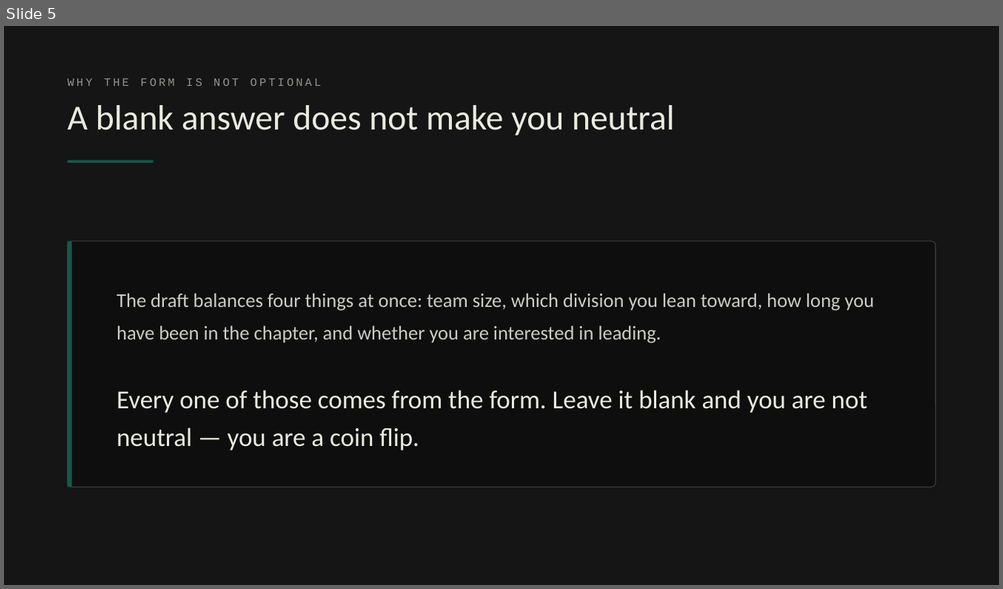
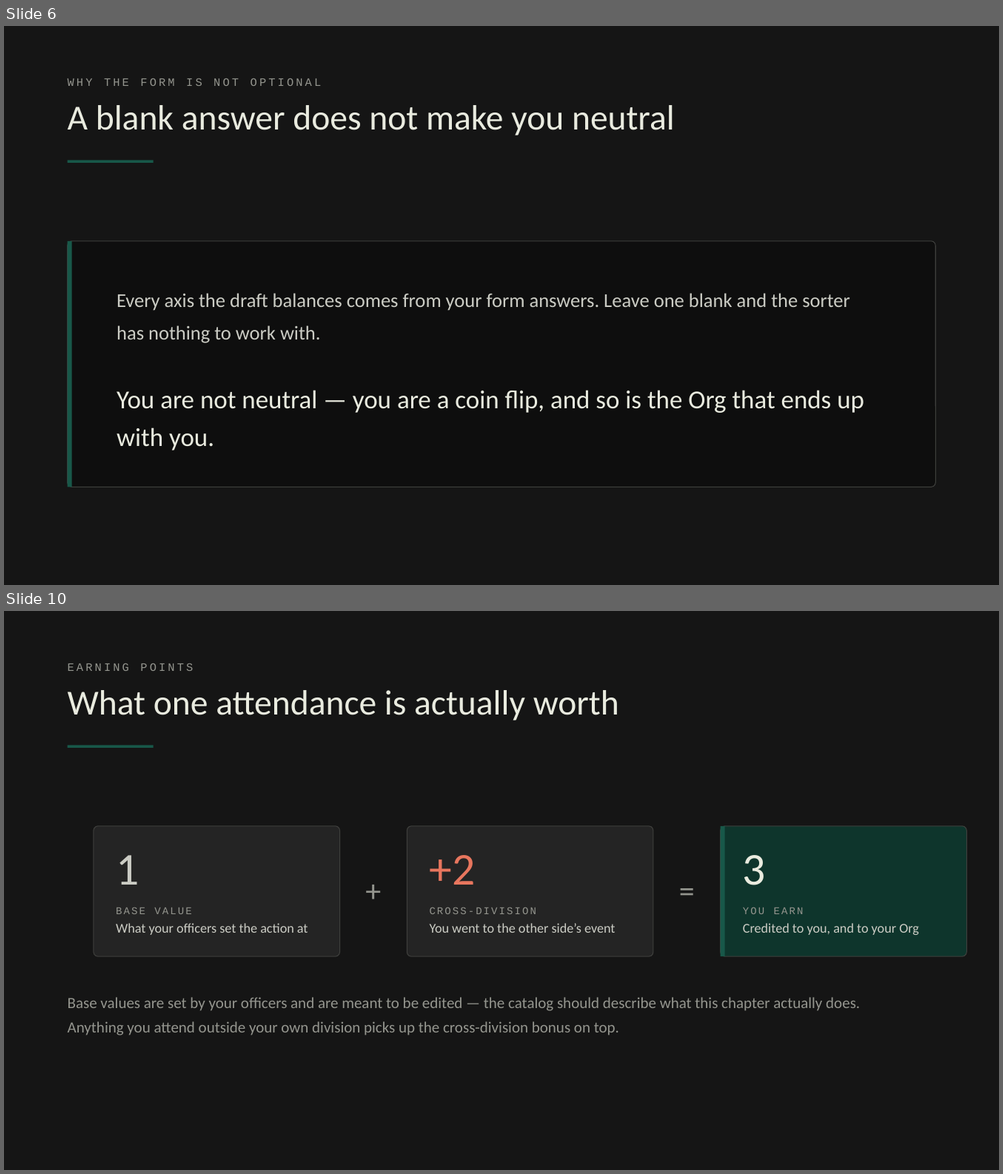
Before and after one commit to Slifronic/org-draft, a slide deck: slides/PBL-orientation.pptx. Shown one above the other, each under a label of ours: slide 5 before the commit, slides 6 and 10 after it; the slides between them are not shown. The pictures are 1003x589 and 1003x1174 pixels, drawn with LibreOffice and Linux fonts; fonts in the diff are those of the drawing. Boxes give left, top, right and bottom in pixels: in the first picture for what was removed or moved away, otherwise in the second. Text is boxed around its words. In the diff, an @@ line names an element or a change of style, - is before the commit and + after.

```diff
--- a/slides/PBL-orientation.pptx
+++ b/slides/PBL-orientation.pptx
@@ slide 10 added at (4, 611, 999, 1170), background #151515 @@
@@ text added at (68, 664, 193, 671), 11 pt, text #94958E @@
+EARNING POINTS
@@ text added at (68, 690, 619, 721), 34 pt, text #E9EBDF @@
+What one attendance is actually worth
@@ rectangle added at (68, 745, 153, 749), fill #185849 @@
@@ rounded rectangle added at (94, 826, 340, 957), fill #242424, outline #3F403D 0.75 pt @@
@@ rounded rectangle added at (407, 826, 653, 957), fill #242424, outline #3F403D 0.75 pt @@
@@ rounded rectangle added at (720, 826, 967, 957), fill #0E352C, outline #3F403D 0.75 pt @@
@@ rectangle added at (720, 826, 725, 957), fill #185849 @@
@@ text added at (116, 855, 139, 885), 44 pt, text #CBCCC4 @@
+1
@@ text added at (340, 868, 407, 912), 30 pt, text #94958E @@
++
@@ text added at (430, 855, 475, 885), 44 pt, text #E8765E @@
++2
@@ text added at (653, 868, 720, 912), 30 pt, text #94958E @@
+=
@@ text added at (743, 855, 765, 886), 44 pt, text #E9EBDF @@
+3
@@ text added at (116, 908, 191, 914), 10 pt, text #94958E @@
+BASE VALUE
@@ text added at (430, 908, 536, 914), 10 pt, text #94958E @@
+CROSS-DIVISION
@@ text added at (743, 907, 803, 914), 10 pt, text #94958E @@
+YOU EARN
@@ text added at (116, 923, 308, 935), 13 pt, text #CBCCC4 @@
+What your officers set the action at
@@ text added at (430, 923, 614, 933), 13 pt, text #CBCCC4 @@
+You went to the other side’s event
@@ text added at (743, 923, 919, 935), 13 pt, text #CBCCC4 @@
+Credited to you, and to your Org
@@ text added at (68, 997, 859, 1036), 15 pt, text #94958E @@
+Base values are set by your officers and are meant to be edited — the catalog should describe what this chapter actually does. Anything you attend outside your own division picks up the cross-division bonus on top.
@@ what was slide 5 is now slide 6 @@
@@ slide 6 changed as well @@
@@ text at (116, 293, 850, 343): text changed @@
-The draft balances four things at once: team size, which division you lean toward, how long you have been in the chapter, and whether you are interested in leading.
+Every axis the draft balances comes from your form answers. Leave one blank and the sorter has nothing to work with.
@@ text at (116, 390, 864, 451): text changed @@
-Every one of those comes from the form. Leave it blank and you are not neutral — you are a coin flip.
+You are not neutral — you are a coin flip, and so is the Org that ends up with you.
```
Also in this commit, not shown: 7 other slides changed, 7 other slides added, 8 slides removed, 4 other files.
